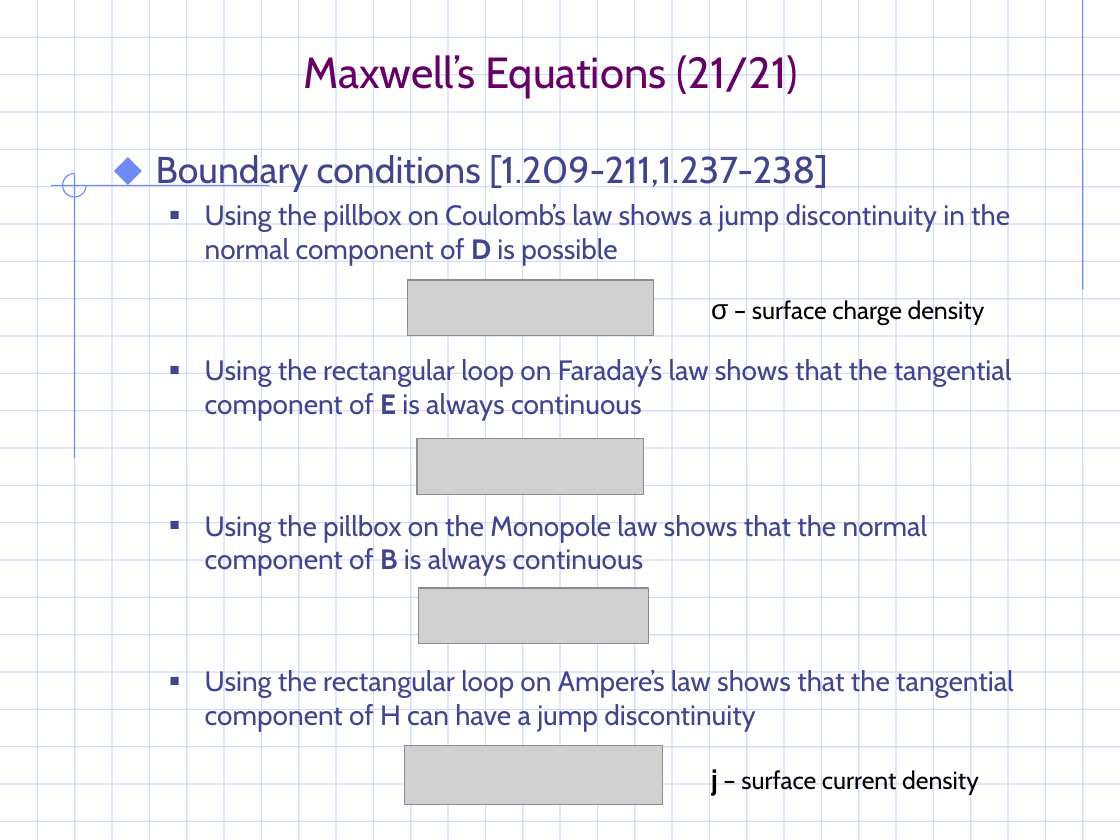
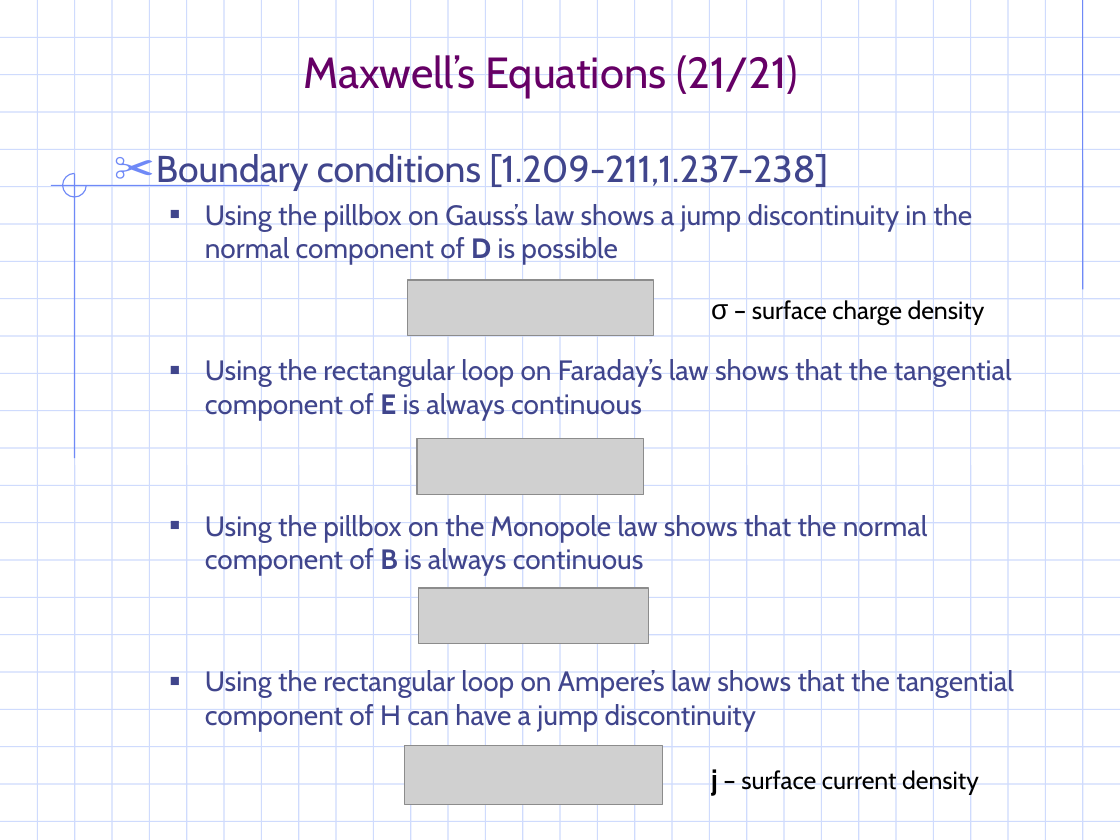
Before and after one commit to gravmath/Projects, a slide deck: slide 25 of PowerPoint/EM_notes.ppt. Drawn at 1120x840 pixels with LibreOffice and Linux fonts; fonts in the diff are those of the drawing; grey boxes stand for pictures; background and template pictures are left out. Boxes give left, top, right and bottom in pixels: in the first picture for what was removed or moved away, otherwise in the second. Text is boxed around its words. In the diff, an @@ line names an element or a change of style, - is before the commit and + after.

```diff
--- a/PowerPoint/EM_notes.ppt
+++ b/PowerPoint/EM_notes.ppt
@@ text at <box>156,151,828,191</box>: bullet ⬥ to ✂ @@
@@ text at <box>205,201,972,265</box>: text changed @@
-  ■ Using the pillbox on Coulomb’s law shows a jump discontinuity in the normal component of D is possible
+  ■ Using the pillbox on Gauss’s law shows a jump discontinuity in the normal component of D is possible
```
Also in this commit, not shown: 34 other slides changed, 8 slides added, 6 other files.
